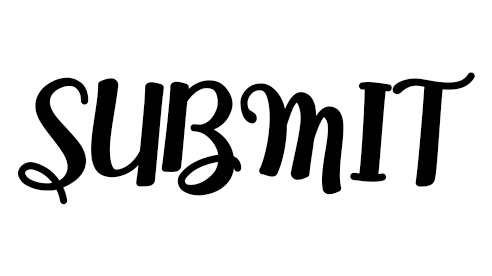
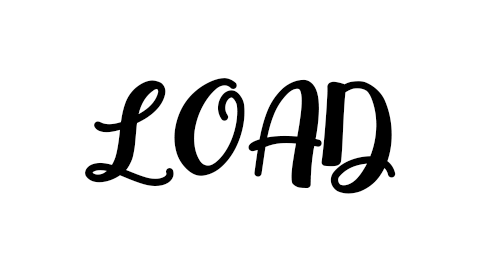
Before/after of a (492, 276) layered artwork. What changed in the layer stack:
added layer "LOAD" in group "text" over [85, 78, 396, 194]
hid "RESTART" over [17, 72, 475, 205]
hid "CLEAR", painted on it over [17, 72, 475, 205]
